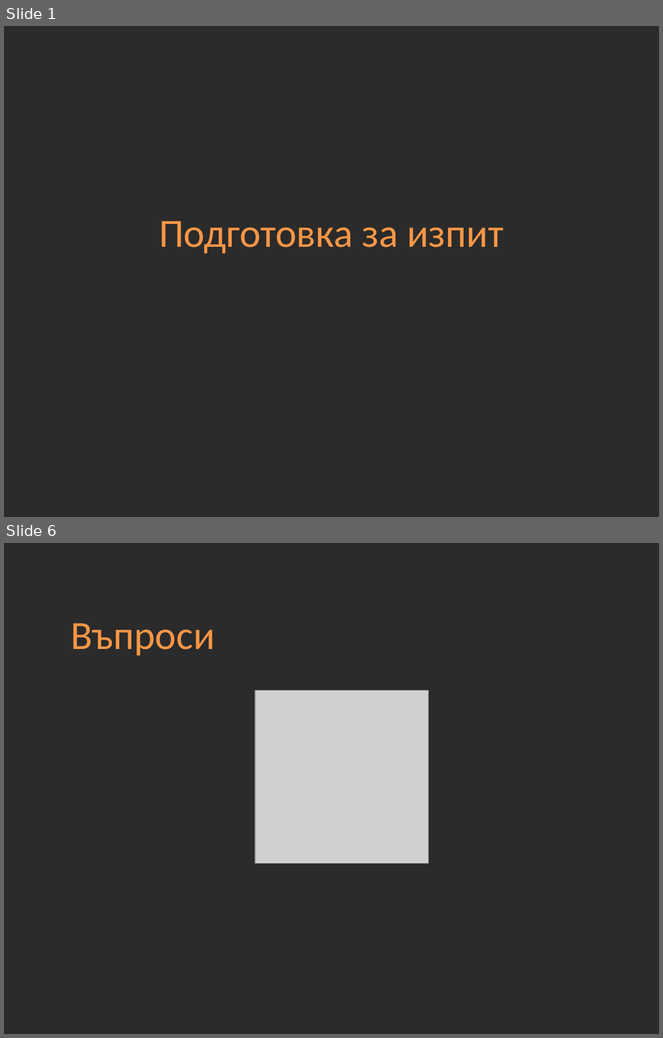
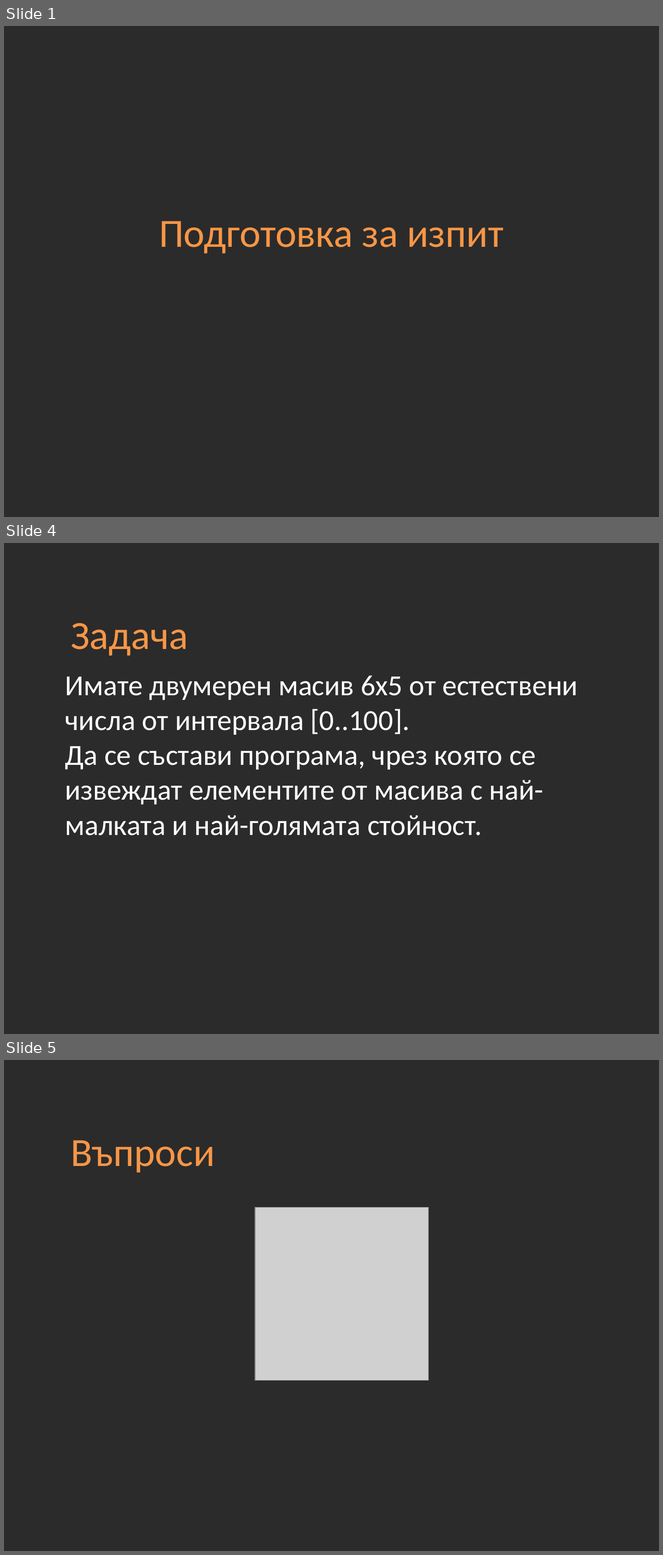
Before and after one commit to Academy-Soft-Intellect/Programming-Introduction-Course, a slide deck: 09-Exam preparation.pptx. Shown one above the other, each under a label of ours: slides 1 and 6 before the commit, slides 1, 4 and 5 after it; the slides between them are not shown. The pictures are 663x1038 and 663x1555 pixels, drawn with LibreOffice and Linux fonts; fonts in the diff are those of the drawing; grey boxes stand for pictures; background and template pictures are left out; a plain dark background stands for a picture behind light text. Boxes give left, top, right and bottom in pixels: in the first picture for what was removed or moved away, otherwise in the second. Text is boxed around its words. In the diff, an @@ line names an element or a change of style, - is before the commit and + after.

```diff
--- a/09-Exam preparation.pptx
+++ b/09-Exam preparation.pptx
@@ slide 4 added at [4, 543, 659, 1034], background picture (left out) @@
@@ title added at [71, 623, 188, 656], 44 pt, text #F79646 @@
+Задача
@@ text added at [65, 676, 578, 836], 32 pt, text #FFFFFF @@
+Имате двумерен масив 6х5 от естествени числа от интервала [0..100].
+Да се състави програма, чрез която се извеждат елементите от масива с най-малката и най-голямата стойност.
@@ what was slide 6 is now slide 5 @@
```
Also in this commit, not shown: 2 other slides added, 4 slides removed.
